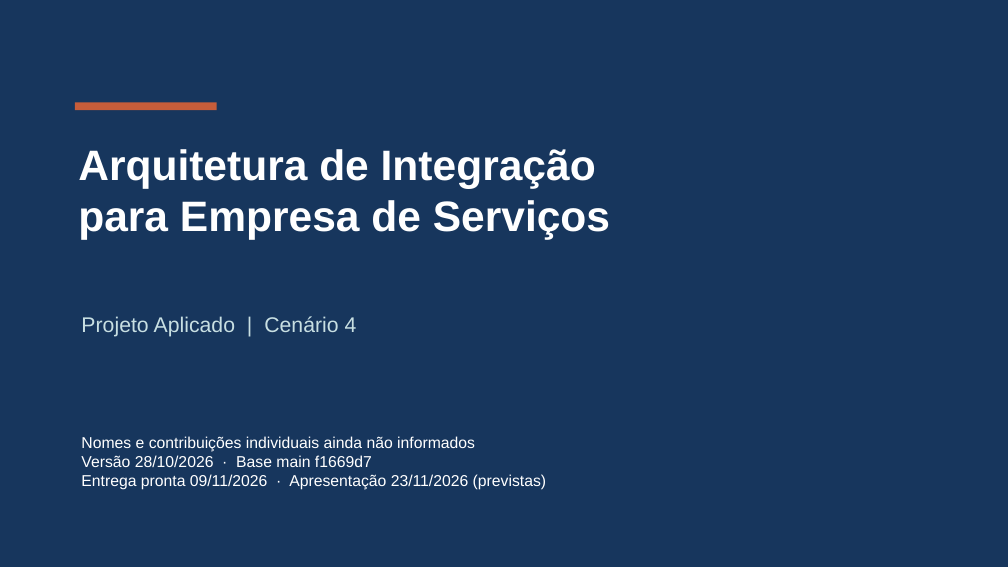
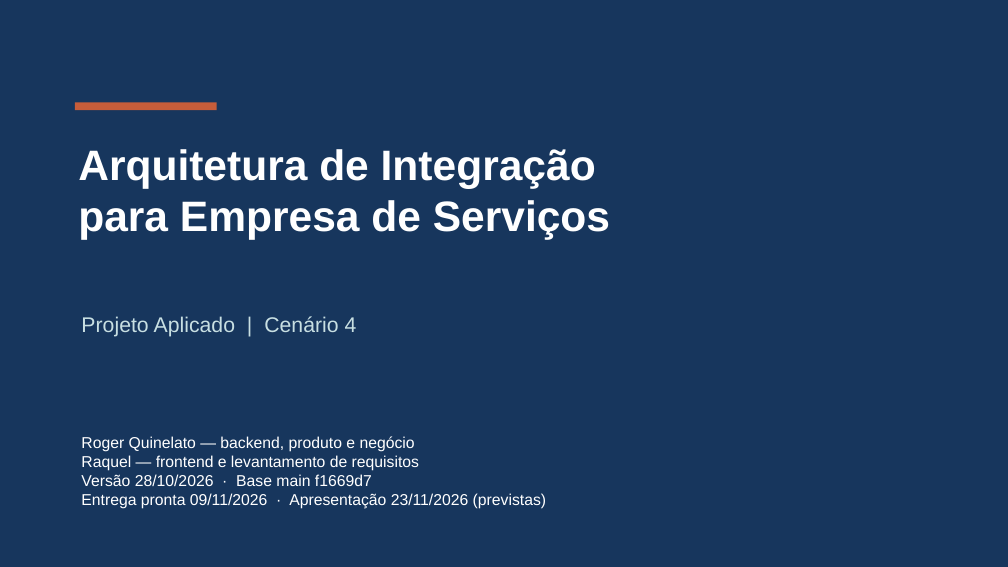
Before and after one commit to Roger-Quinelato/projetoAplicado7, a slide deck: slide 1 of output/Apresentacao_Cenario_4.pptx. Drawn at 1008x567 pixels with LibreOffice and Linux fonts; fonts in the diff are those of the drawing. Boxes give left, top, right and bottom in pixels: in the first picture for what was removed or moved away, otherwise in the second. Text is boxed around its words. In the diff, an @@ line names an element or a change of style, - is before the commit and + after.

```diff
--- a/output/Apresentacao_Cenario_4.pptx
+++ b/output/Apresentacao_Cenario_4.pptx
@@ text at (81,436,419,471): text changed @@
-Nomes e contribuições individuais ainda não informados
+Roger Quinelato — backend, produto e negócio
+Raquel — frontend e levantamento de requisitos
```
Also in this commit, not shown: 4 other slides changed, 20 other files.
